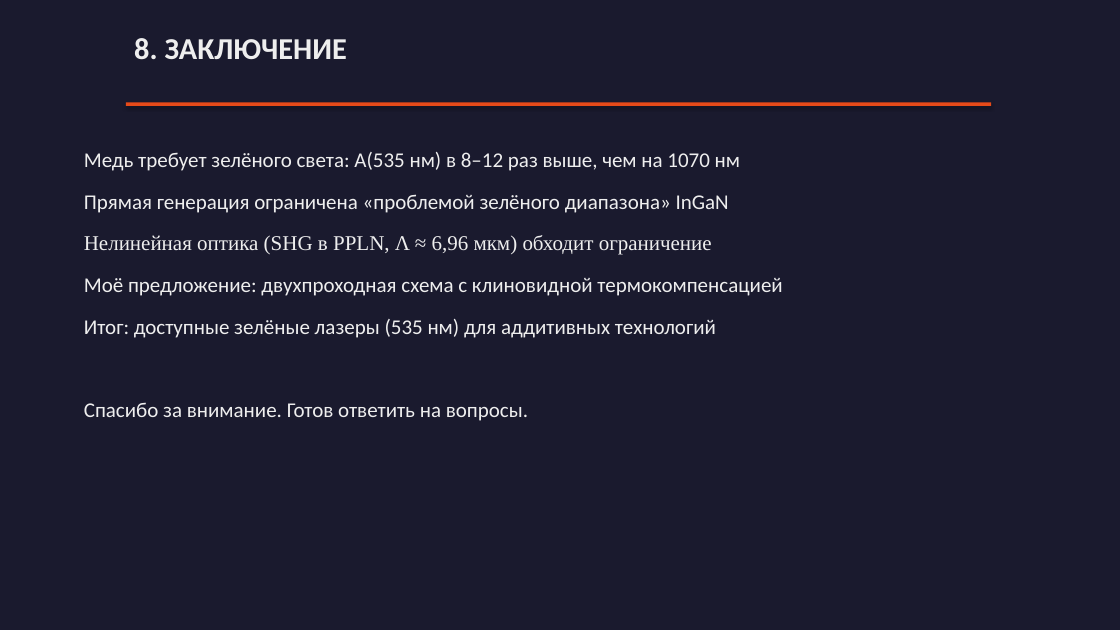
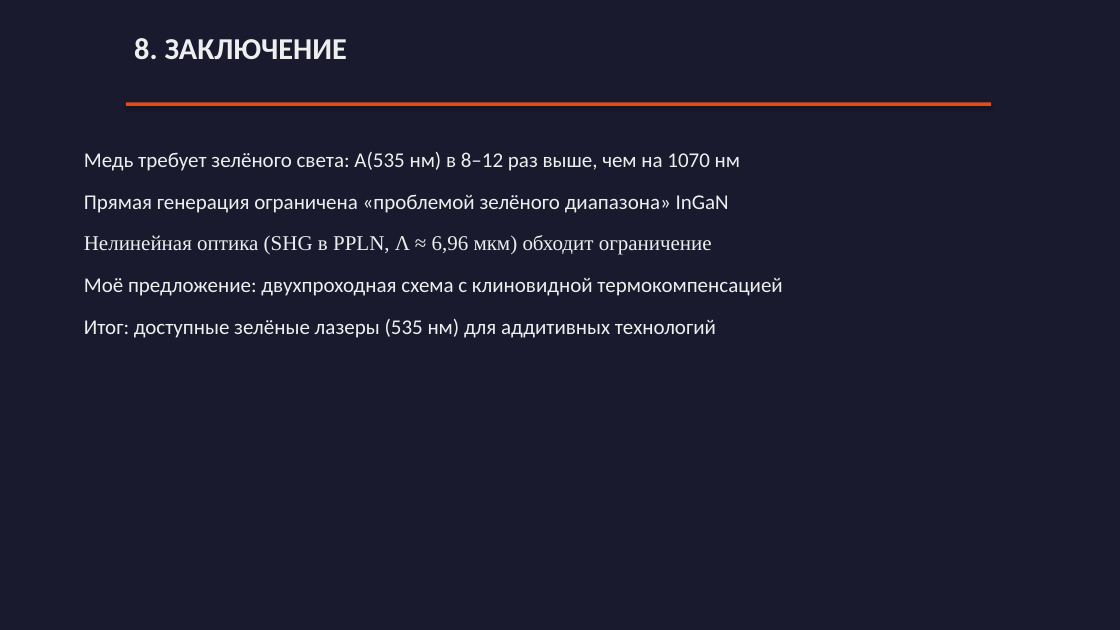
Before and after one commit to Evgeniy-makdak/Lecture-4_optional, a slide deck: slide 8 of Лекция_4доп_Генерация_зелёного_излучения.pptx. Drawn at 1120x630 pixels with LibreOffice and Linux fonts; fonts in the diff are those of the drawing. Boxes give left, top, right and bottom in pixels: in the first picture for what was removed or moved away, otherwise in the second. Text is boxed around its words. In the diff, an @@ line names an element or a change of style, - is before the commit and + after.

```diff
--- a/Лекция_4доп_Генерация_зелёного_излучения.pptx
+++ b/Лекция_4доп_Генерация_зелёного_излучения.pptx
@@ text at (84, 402, 528, 421): paragraph removed @@
-Спасибо за внимание. Готов ответить на вопросы.
```
Also in this commit, not shown: 5 other files.
